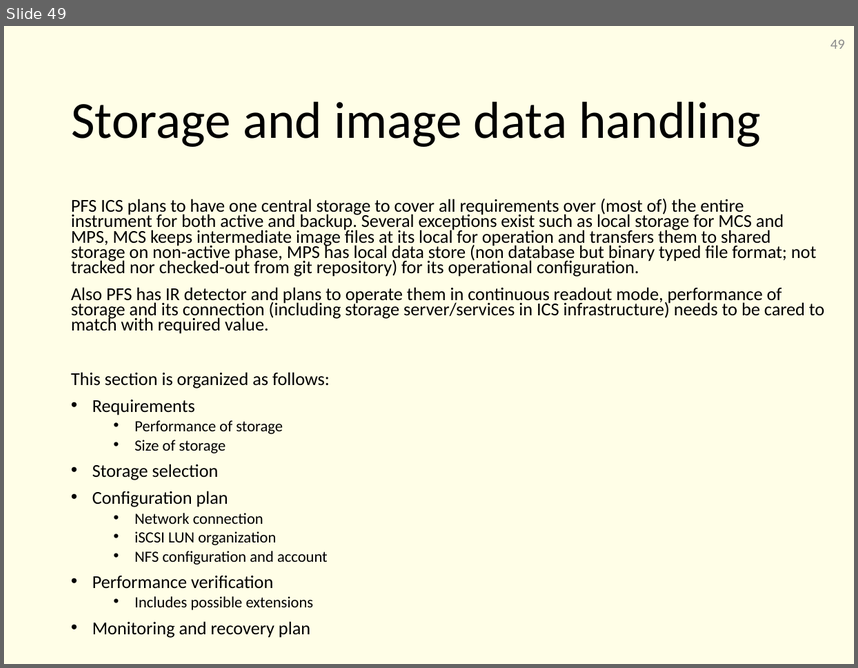
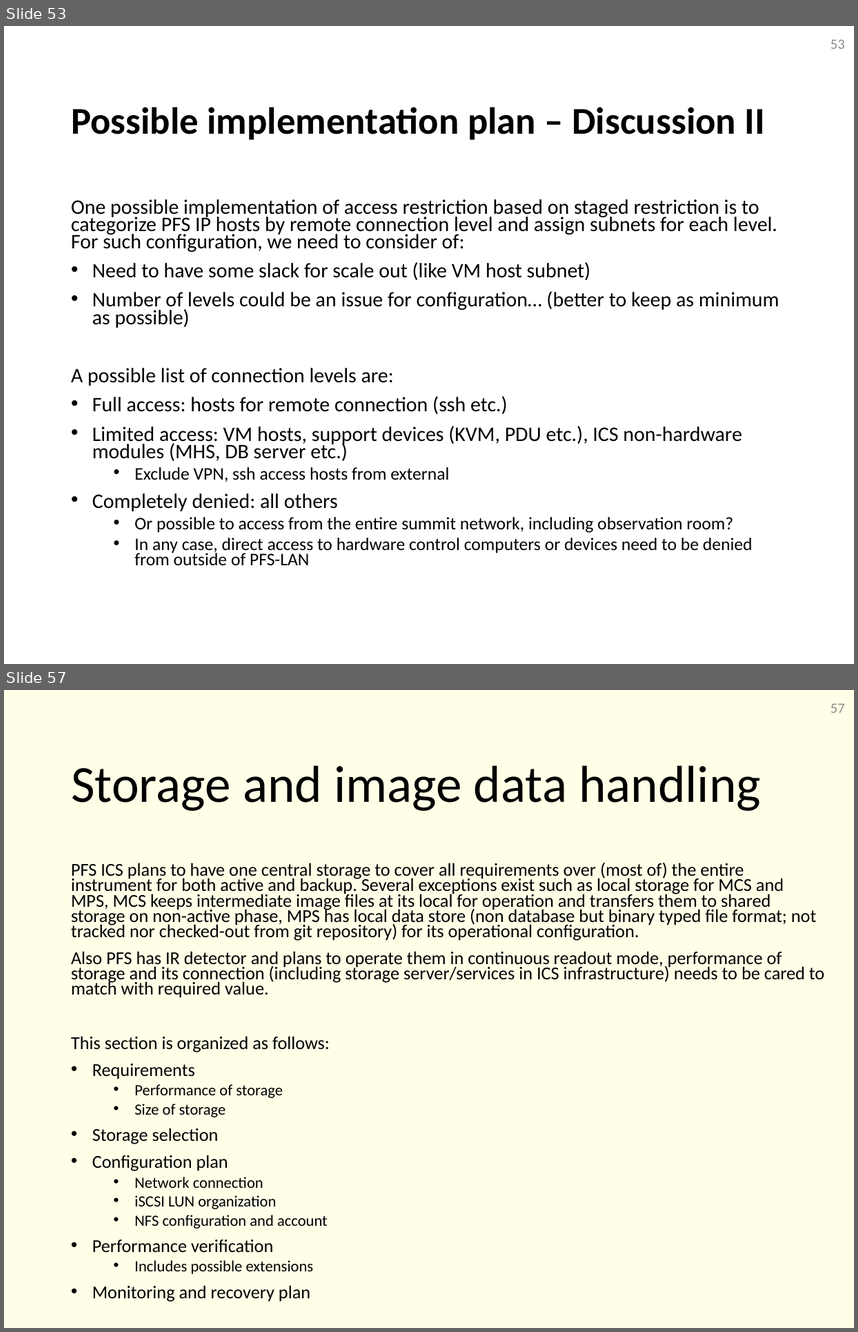
Before and after one commit to Subaru-PFS/ics_doc, a slide deck: SSN-00029.pptx. Shown one above the other, each under a label of ours: slide 49 before the commit, slides 53 and 57 after it; the slides between them are not shown. The pictures are 858x668 and 858x1332 pixels, drawn with LibreOffice and Linux fonts; fonts in the diff are those of the drawing. Boxes give left, top, right and bottom in pixels: in the first picture for what was removed or moved away, otherwise in the second. Text is boxed around its words. In the diff, an @@ line names an element or a change of style, - is before the commit and + after.

Commit message:
* filled discussion I, II, V

```diff
--- a/SSN-00029.pptx
+++ b/SSN-00029.pptx
@@ slide 53 added at [4, 26, 854, 664], background #FFFFFF @@
@@ page number added at [831, 40, 845, 49], 12 pt, text #8C8C8C @@
+53
@@ title added at [71, 107, 765, 140], 32 pt, text #000000, bold @@
+Possible implementation plan – Discussion II
@@ text added at [71, 199, 780, 566], 17.5 pt, text #000000 @@
+One possible implementation of access restriction based on staged restriction is to categorize PFS IP hosts by remote connection level and assign subnets for each level. For such configuration, we need to consider of:
+• Need to have some slack for scale out (like VM host subnet)
+• Number of levels could be an issue for configuration… (better to keep as minimum as possible)
+A possible list of connection levels are:
+• Full access: hosts for remote connection (ssh etc.)
+• Limited access: VM hosts, support devices (KVM, PDU etc.), ICS non-hardware modules (MHS, DB server etc.)
+  • Exclude VPN, ssh access hosts from external
+• Completely denied: all others
+  • Or possible to access from the entire summit network, including observation room?
+  • In any case, direct access to hardware control computers or devices need to be denied from outside of PFS-LAN
@@ what was slide 49 is now slide 57 @@
@@ page number at [831, 704, 845, 713]: text changed @@
-49
+57
```
Also in this commit, not shown: 12 slides changed, 7 other slides added.
